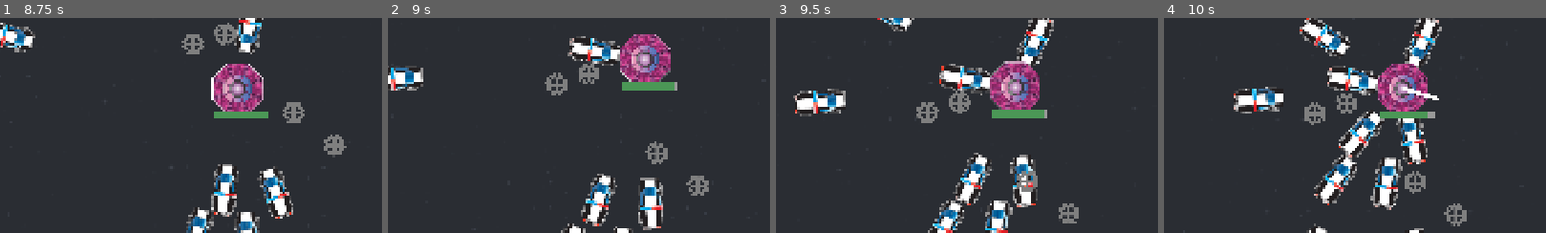
Above: before the commit, frames 1-4 (left to right).
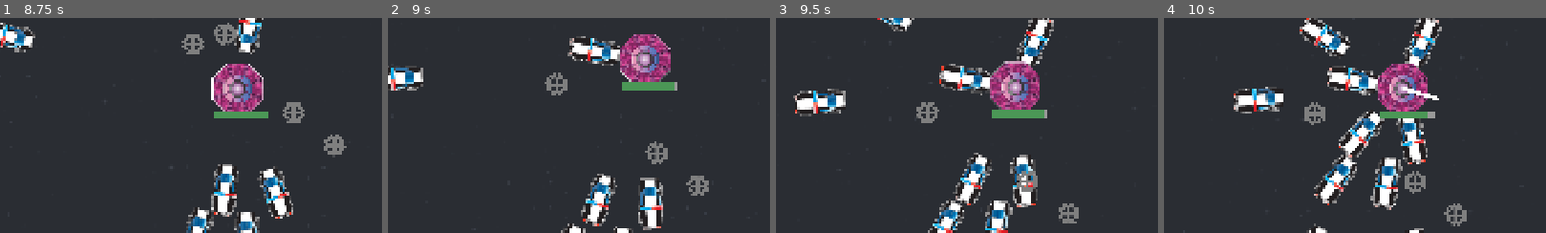
Above: after the commit, the same moments.

Repository: two-sticks-and-a-rock/space-arcade
Game: Godot game, scene res://scenes/main.tscn
The game is run twice, just before and just after one commit, with the same random seed, the same clock (stepped at 60 frames per second) and the same inputs.
Inputs (mouse positions are % of the whole screen's width and height, from its top left):
- Up to frame 1 (8.75 s): move the mouse to (72, 45) at 0.52 s; press the mouse at (72, 45) at 0.53 s; move the mouse to (30, 55) at 1.27 s; release the mouse at (30, 55) at 1.28 s; click (30, 55) at 1.35 s; move the mouse to (60, 28) at 2.02 s; press the mouse at (60, 28) at 2.03 s; move the mouse to (45, 70) at 2.77 s; release the mouse at (45, 70) at 2.78 s; click (45, 70) at 2.85 s; move the mouse to (80, 65) at 3.52 s; press the mouse at (80, 65) at 3.53 s; move the mouse to (20, 35) at 4.27 s; release the mouse at (20, 35) at 4.28 s; click (20, 35) at 4.35 s; move the mouse to (55, 50) at 5.02 s; press the mouse at (55, 50) at 5.03 s; move the mouse to (35, 25) at 5.77 s; release the mouse at (35, 25) at 5.78 s; click (35, 25) at 5.85 s; move the mouse to (72, 45) at 6.52 s; press the mouse at (72, 45) at 6.53 s; move the mouse to (30, 55) at 7.27 s; release the mouse at (30, 55) at 7.28 s; click (30, 55) at 7.35 s; move the mouse to (60, 28) at 8.02 s; press the mouse at (60, 28) at 8.03 s
- Up to frame 2 (9 s): move the mouse to (45, 70) at 8.77 s; release the mouse at (45, 70) at 8.78 s; click (45, 70) at 8.85 s
- Up to frame 3 (9.5 s): no input
- Up to frame 4 (10 s): move the mouse to (80, 65) at 9.52 s; press the mouse at (80, 65) at 9.53 s
The pictures show only the part of the screen within x 19-69%, y 34-84%; the shares and areas given below are measured in that part.

Frame 1 is identical in both runs. In frame 2, 0.3% of the frame differs, in the area x 50-56%, y 21-31%; in frame 3, 0.4%, in the area x 45-51%, y 33-45%; in frame 4, 0.3%.

Commit message:
gear is removed from scene on player collision

Diff:
--- a/project.godot
+++ b/project.godot
@@ -70,6 +70,7 @@
 2d_physics/layer_2="enemies"
 2d_physics/layer_3="player_weapons"
 2d_physics/layer_4="enemy_weapons"
+2d_physics/layer_5="xp"
 
 [physics]
 
--- a/scenes/player/player.tscn
+++ b/scenes/player/player.tscn
@@ -16,7 +16,7 @@
 
 [node name="player" type="StaticBody2D" unique_id=1664336922]
 z_index = 10
-collision_mask = 2
+collision_mask = 18
 script = ExtResource("1_g2els")
 orbiter_ring_scene = ExtResource("2_p47bc")
 metadata/_edit_group_ = true
--- a/scenes/xp/XP_VALUE_TO_FILE_MAP.gd
+++ b/scenes/xp/XP_VALUE_TO_FILE_MAP.gd
@@ -1,8 +1,10 @@
 extends Node
 
+var GEAR_VALUE = 1
+
 var xp_to_scene_file = {
-	1: {
-		"value": 1,
+	GEAR_VALUE: {
+		"value": GEAR_VALUE,
 		"location": "res://scenes/xp/xp_gear.tscn",
 		"name": "gear"
 	}
--- a/scenes/xp/xp_gear.gd
+++ b/scenes/xp/xp_gear.gd
@@ -4,3 +4,8 @@
 
 func _physics_process(delta):
 	position -= Mover.get_movement() * delta
+
+func _on_gear_entered(body: Node2D):
+	if (body.name == "player"):
+		# TODO: increase player XP
+		queue_free()
--- a/scenes/xp/xp_gear.tscn
+++ b/scenes/xp/xp_gear.tscn
@@ -18,6 +18,7 @@
 }]
 
 [node name="XpGear" type="Area2D" unique_id=486585958]
+collision_layer = 16
 script = ExtResource("1_y5ppa")
 
 [node name="CollisionShape2D" type="CollisionShape2D" parent="." unique_id=1079333680]
@@ -28,3 +29,5 @@
 [node name="AnimatedSprite2D" type="AnimatedSprite2D" parent="." unique_id=575868147]
 scale = Vector2(0.2, 0.2)
 sprite_frames = SubResource("SpriteFrames_dcs6a")
+
+[connection signal="body_entered" from="." to="." method="_on_gear_entered"]
